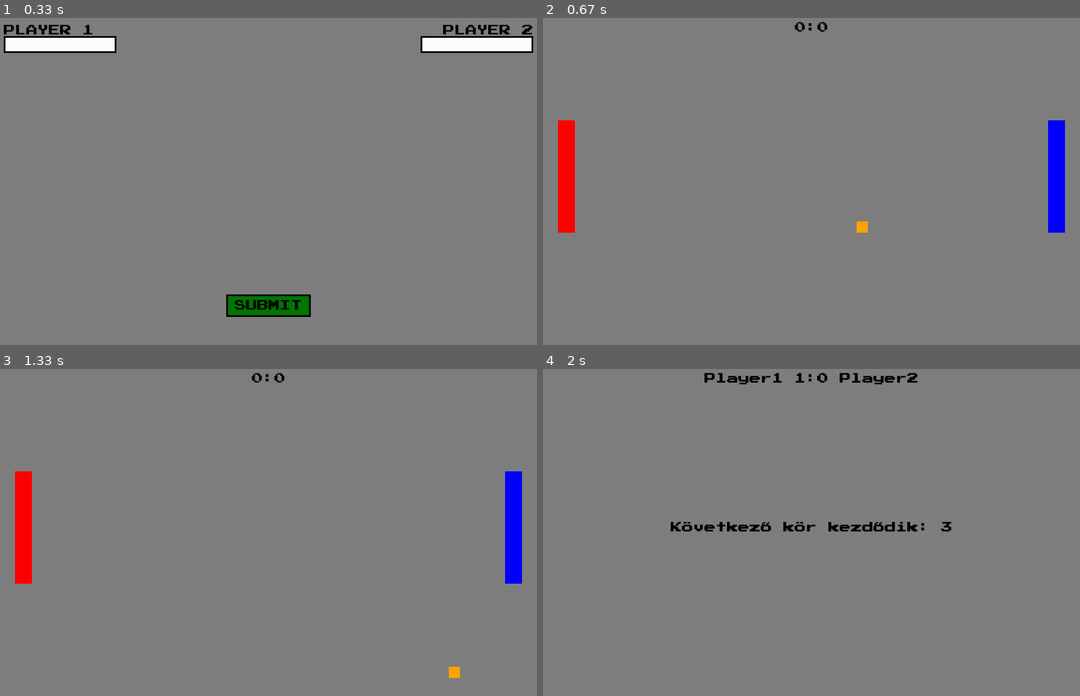
Above: before the commit, frames 1-4 (two rows, left to right).
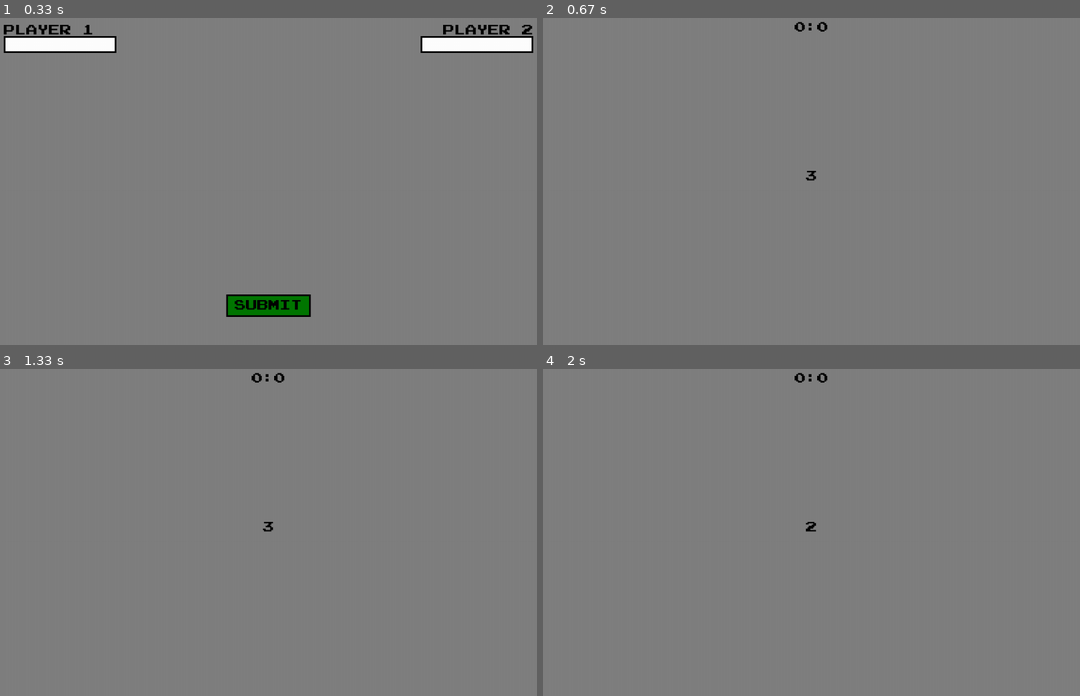
Above: after the commit, the same moments.

Repository: mentekoppany11/Python_projekt-Pong-
Game: pygame game, started from Pong.py
The game is run twice, just before and just after one commit, with the same random seed, the same clock (stepped at 60 frames per second) and the same inputs.
Inputs:
- Up to frame 1 (0.33 s): no input
- Up to frame 2 (0.67 s): click "SUBMIT" at 0.38 s
- Up to frame 3 (1.33 s): no input
- Up to frame 4 (2 s): no input

Frame 1 is identical in both runs. In frame 2, 2.3% of the frame differs, in the area x 2-98%, y 1-66%; in frame 3, 2.3%, in the area x 2-98%, y 1-95%; in frame 4, 1.3%.

Commit message:
esti munka feltöltése

Diff:
--- a/Pong.py
+++ b/Pong.py
@@ -1,4 +1,5 @@
 import pygame
+from random import choice
 from sys import exit
 from time import sleep
 
@@ -43,13 +44,11 @@
 ball_surf.fill(ORANGE)
 ball_rect = ball_surf.get_rect(center = (500, 300))
 
-ball_speed_x = 6
-ball_speed_y = 6
+ball_speed_x = choice([6, -6])
+ball_speed_y = choice([6, -6])
 
 player1_score = 0
 player2_score = 0
-
-
 
 def countdown(seconds):
     for count in range(seconds, 0, -1):
@@ -175,6 +174,34 @@
         pygame.display.update()
         clock.tick(60)
 
+    loading = True
+
+    while loading:
+        for event in pygame.event.get():
+            if event.type == pygame.QUIT:
+                pygame.quit()
+                exit()
+
+        for count in range(3, 0, -1):
+
+            screen.fill(GRAY)
+
+            score_surf = font.render(f"{input_text_p1} {player1_score}:{player2_score} {input_text_p2}", False, BLACK, GRAY)
+            score_rect = score_surf.get_rect(midtop = (500, 25))
+            screen.blit(score_surf, score_rect)
+
+            countdown_surf = font.render(str(count), True, BLACK)
+            countdown_rect = countdown_surf.get_rect(center = (500, 300))
+            screen.blit(countdown_surf, countdown_rect)
+
+            pygame.display.update()
+            sleep(1)
+
+
+
+
+
+
     return input_text_p1, input_text_p2
 
 player1_name, player2_name = name_input()
@@ -219,12 +246,7 @@
             ball_speed_y *= -1.05
             ball_speed_x *= 1.05
 
-        if ball_rect.left >= 1015:
-            ball_speed_x = 6
-            ball_speed_y = 6
-        #Labda sebességének a növelése
-            ball_speed_x *= -1.05 #labda irányának a meg fordítása
-            ball_speed_y *= 1.05
+        if ball_rect.left >= 1000:
         #Labda visszahelyezése középre
             ball_rect.x, ball_rect.y= 500, 300
         #Eredmény frissítése
@@ -232,11 +254,7 @@
         #Visszaszámláló
             countdown(3)
 
-        if ball_rect.right <= -15:
-            ball_speed_x, ball_speed_y = 6, 6
-        #Labda sebességének a növelése
-            ball_speed_x *= -1.05 #labda irányának a meg fordítása
-            ball_speed_y *= 1.05
+        if ball_rect.right <= 0:
         #Labda visszahelyezése középre
             ball_rect.x, ball_rect.y= 500, 300
         #Eredmény frissítése
@@ -245,7 +263,7 @@
             countdown(3)
 
         if player1_rect.colliderect(ball_rect) or player2_rect.colliderect(ball_rect):
-            ball_speed_x *= -1
+            ball_speed_x *= -1.05
 
         pygame.display.update()
         clock.tick(60)
Not shown, changed: To-do_list
